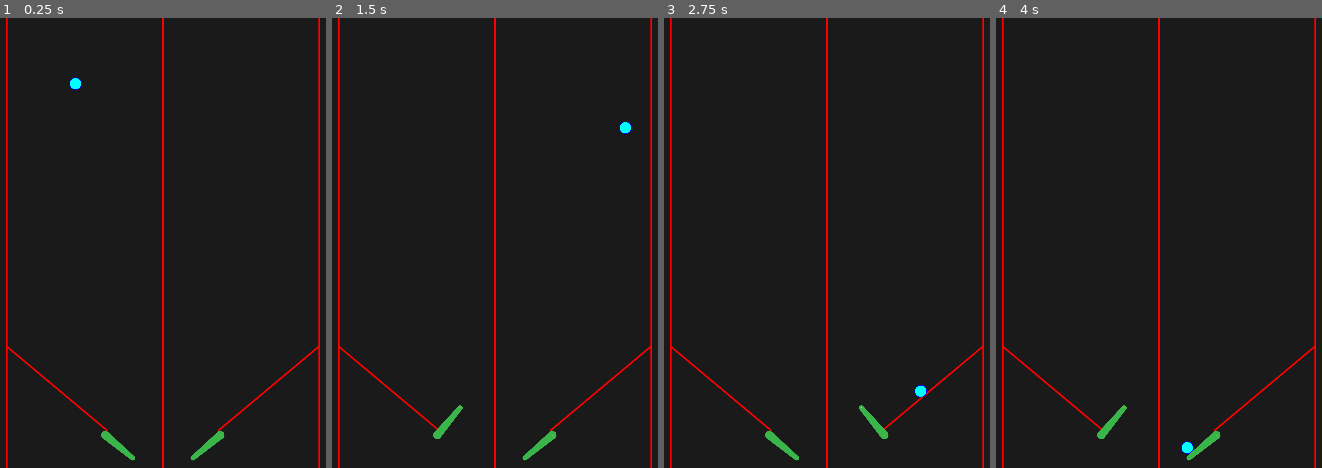
Above: before the commit, frames 1-4 (left to right).
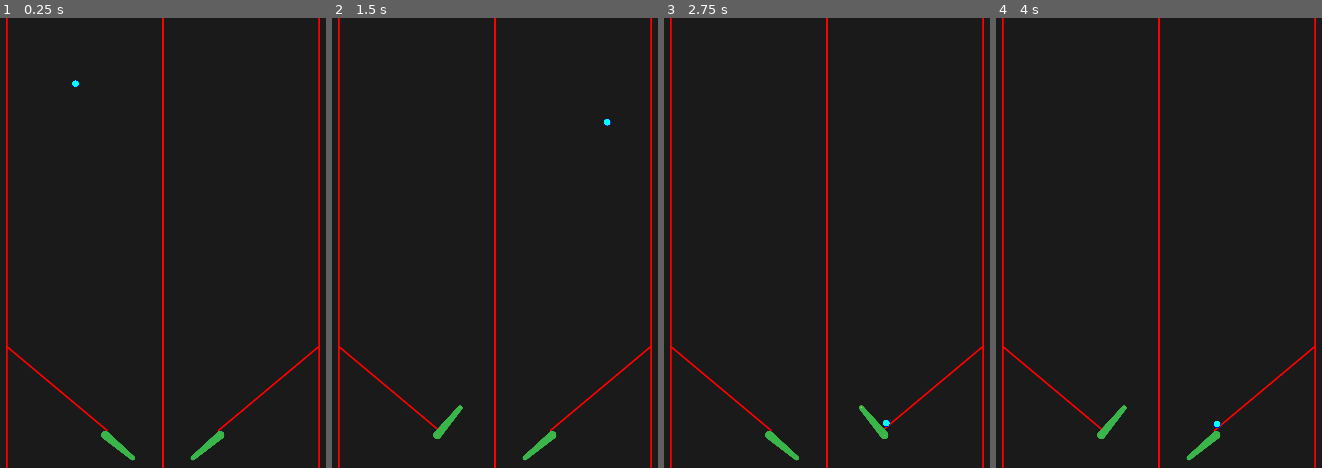
Above: after the commit, the same moments.

Repository: cxhuy/ptd
Game: Godot game, scene res://scenes/game.tscn
Two runs of this game, one before a commit and one after it. Both use one fixed random seed, a clock stepped at 60 frames per second and the inputs below.
Inputs:
- Up to frame 1 (0.25 s): no input
- Up to frame 2 (1.5 s): hold / (rightFlip) 0.53-1.28 s; tap Enter at 1.25 s; hold Z (leftFlip) from 1.28 s (still down)
- Up to frame 3 (2.75 s): release Z (leftFlip) at 2.03 s; hold / (rightFlip) from 2.03 s (still down)
- Up to frame 4 (4 s): tap Space at 3.5 s; release / (rightFlip) at 3.53 s; hold Z (leftFlip) from 3.53 s (still down)

The runs differ from the first frame. In frame 1, less than 0.1% of the frame differs, in the area x 21-26%, y 13-16%; in frame 2, 0.1%; in frame 3, 0.1%, in the area x 67-81%, y 81-91%; in frame 4, 0.1%.

Commit message:
feat: change ball size

Diff:
--- a/scenes/ball.tscn
+++ b/scenes/ball.tscn
@@ -7,11 +7,11 @@
 bounce = 0.1
 
 [sub_resource type="CircleShape2D" id="CircleShape2D_ejfi7"]
-radius = 15.0
+radius = 9.0
 
 [node name="Ball" type="RigidBody2D"]
 collision_layer = 4
-collision_mask = 31
+collision_mask = 27
 physics_material_override = SubResource("PhysicsMaterial_tb1tu")
 gravity_scale = 2.0
 max_contacts_reported = 1
@@ -21,5 +21,5 @@
 shape = SubResource("CircleShape2D_ejfi7")
 
 [node name="BallSprite" type="Sprite2D" parent="."]
-scale = Vector2(0.3, 0.3)
+scale = Vector2(0.175, 0.175)
 texture = ExtResource("1_odmrh")
